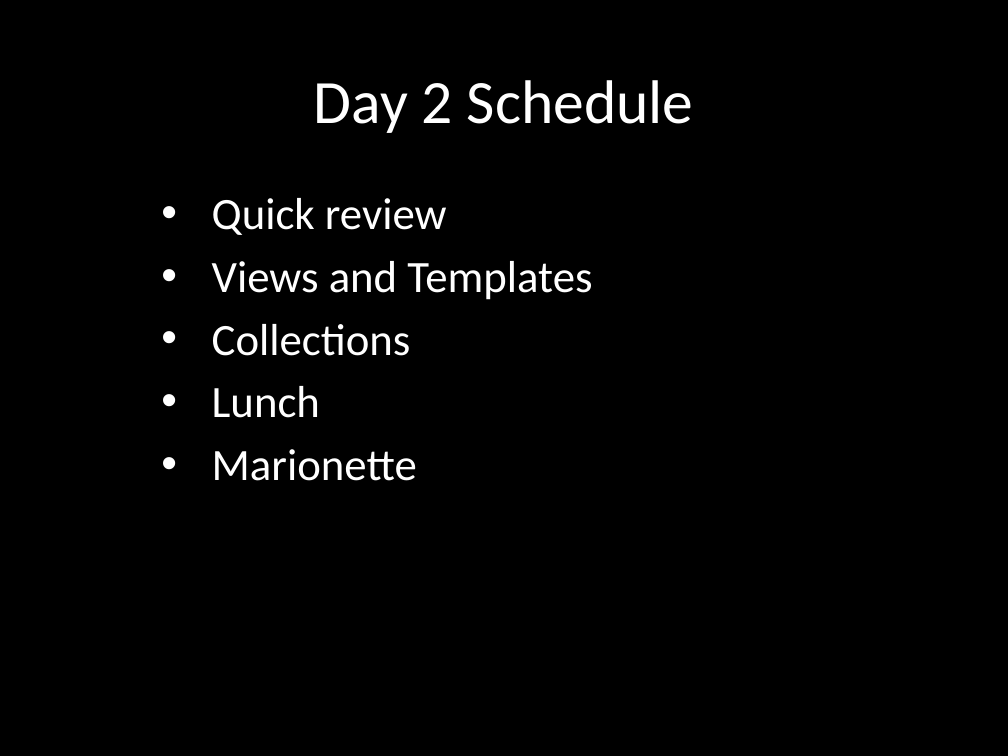
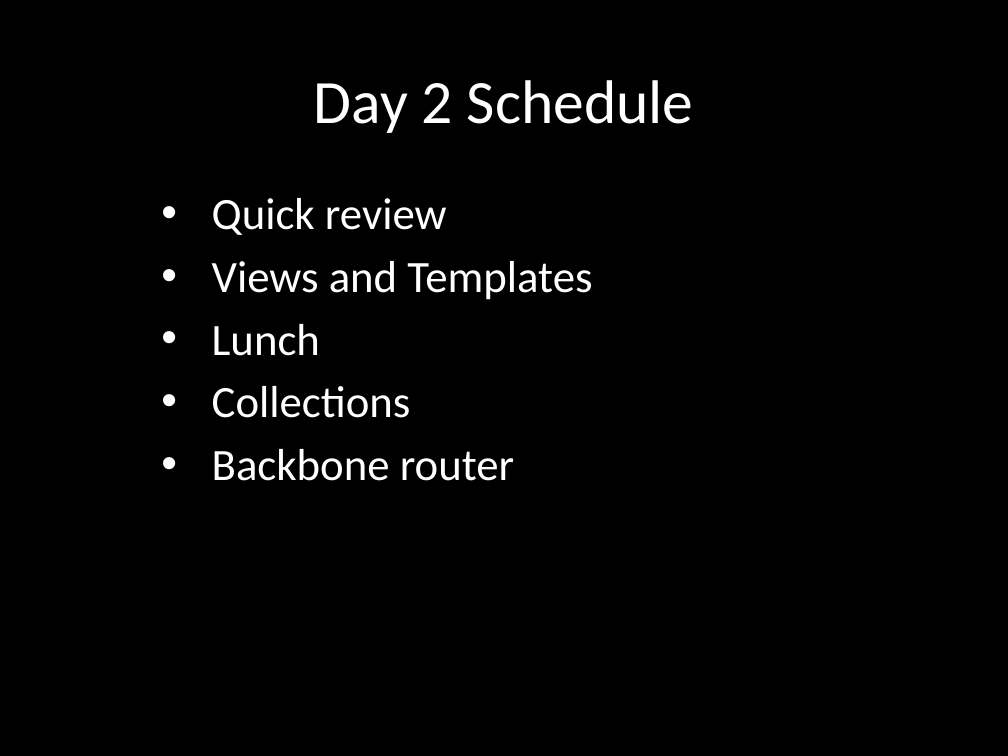
Before and after one commit to eliasjames/training-macys-20160929, a slide deck: slide 2 of slides/Backbone Slides Day 2.pptx. Drawn at 1008x756 pixels with LibreOffice and Linux fonts; fonts in the diff are those of the drawing. Boxes give left, top, right and bottom in pixels: in the first picture for what was removed or moved away, otherwise in the second. Text is boxed around its words. In the diff, an @@ line names an element or a change of style, - is before the commit and + after.

```diff
--- a/slides/Backbone Slides Day 2.pptx
+++ b/slides/Backbone Slides Day 2.pptx
@@ subtitle at (212, 324, 320, 356): paragraph added @@
+• Lunch
@@ subtitle at (212, 449, 514, 481): text changed @@
-• Lunch
-• Marionette
+• Backbone router
```
Also in this commit, not shown: 1 other slide changed, 2 slides added, 3 slides removed, 2 other files.
